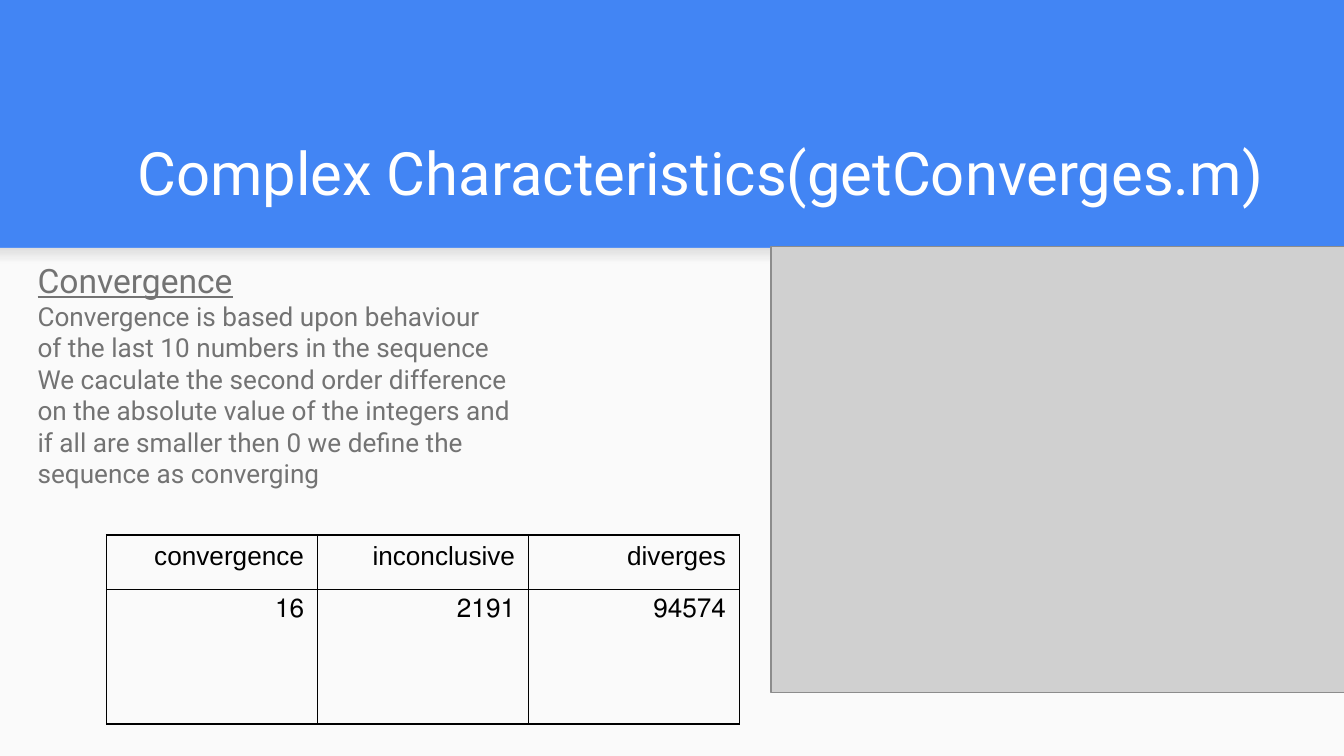
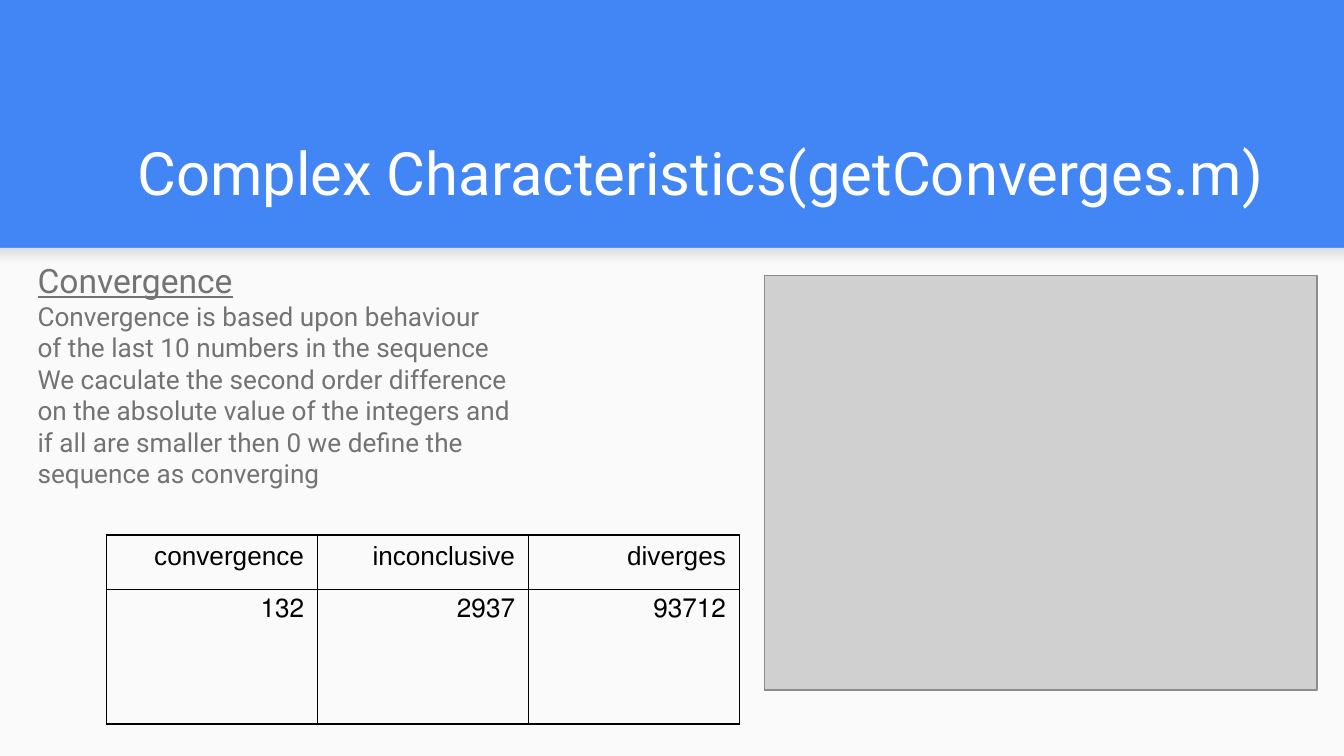
Before and after one commit to orzuk/OEIS, a slide deck: slide 13 of Filtering and summary statistics/filtering+stats.pptx. Drawn at 1344x756 pixels with LibreOffice and Linux fonts; fonts in the diff are those of the drawing; grey boxes stand for pictures. Boxes give left, top, right and bottom in pixels: in the first picture for what was removed or moved away, otherwise in the second. Text is boxed around its words. In the diff, an @@ line names an element or a change of style, - is before the commit and + after.

Commit message:
updating changes

```diff
--- a/Filtering and summary statistics/filtering+stats.pptx
+++ b/Filtering and summary statistics/filtering+stats.pptx
@@ picture: place and size @@
-picture at (771, 247, 1344, 694)
+picture at (765, 276, 1317, 689)
@@ table at (106, 535, 739, 724) @@
-row 2: 16 | 2191 | 94574
+row 2: 132 | 2937 | 93712
```
Also in this commit, not shown: 1 slide removed.
